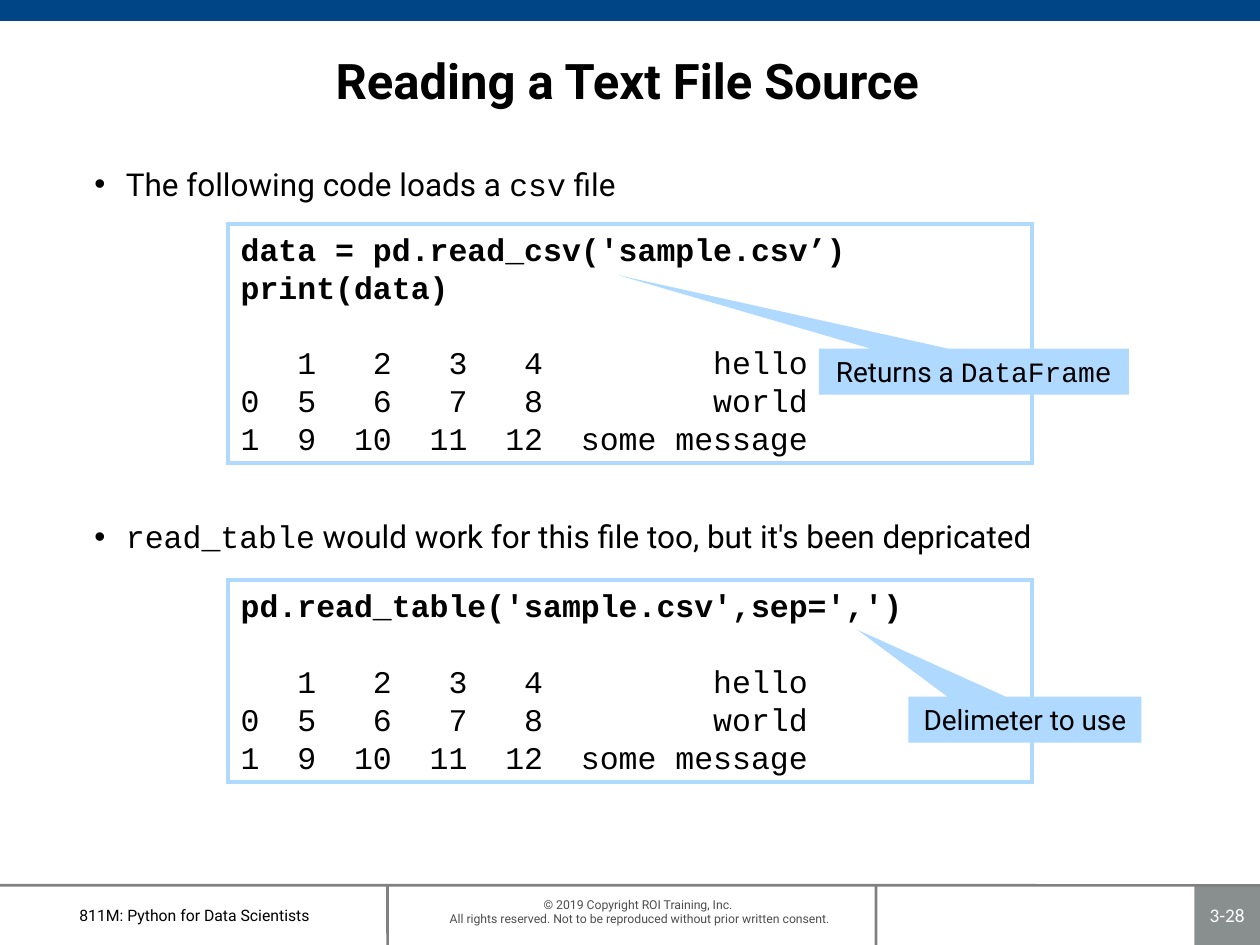
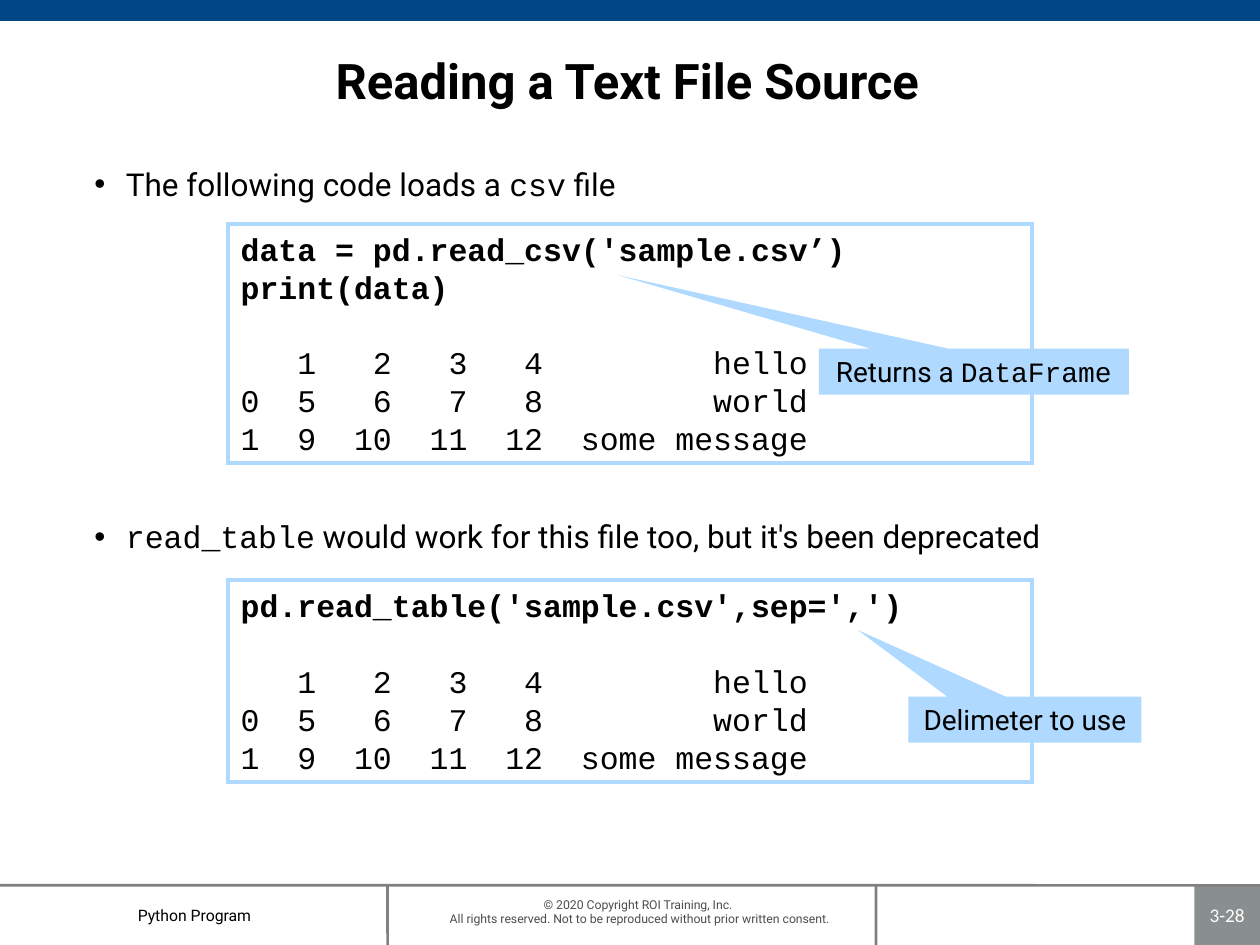
Before and after one commit to roitraining/PythonProgram, a slide deck: slide 28 of Day3-Pandas/Ch03-Pandas.pptx. Drawn at 1260x945 pixels with LibreOffice and Linux fonts; fonts in the diff are those of the drawing; background and template pictures are left out. Boxes give left, top, right and bottom in pixels: in the first picture for what was removed or moved away, otherwise in the second. Text is boxed around its words. In the diff, an @@ line names an element or a change of style, - is before the commit and + after.

```diff
--- a/Day3-Pandas/Ch03-Pandas.pptx
+++ b/Day3-Pandas/Ch03-Pandas.pptx
@@ text at (x1=126, y1=524, x2=1040, y2=555): text changed @@
-• read_table would work for this file too, but it's been depricated
+• read_table would work for this file too, but it's been deprecated
@@ text at (x1=138, y1=909, x2=251, y2=925): text changed @@
-811M: Python for Data Scientists
+Python Program
@@ text at (x1=450, y1=900, x2=830, y2=926): text changed @@
-© 2019 Copyright ROI Training, Inc.
-All rights reserved. Not to be reproduced without prior written consent.
+© 2020 Copyright ROI Training, Inc.
+All rights reserved. Not to be reproduced without prior written consent.
```
Also in this commit, not shown: 45 other slides changed, 1 other file.
